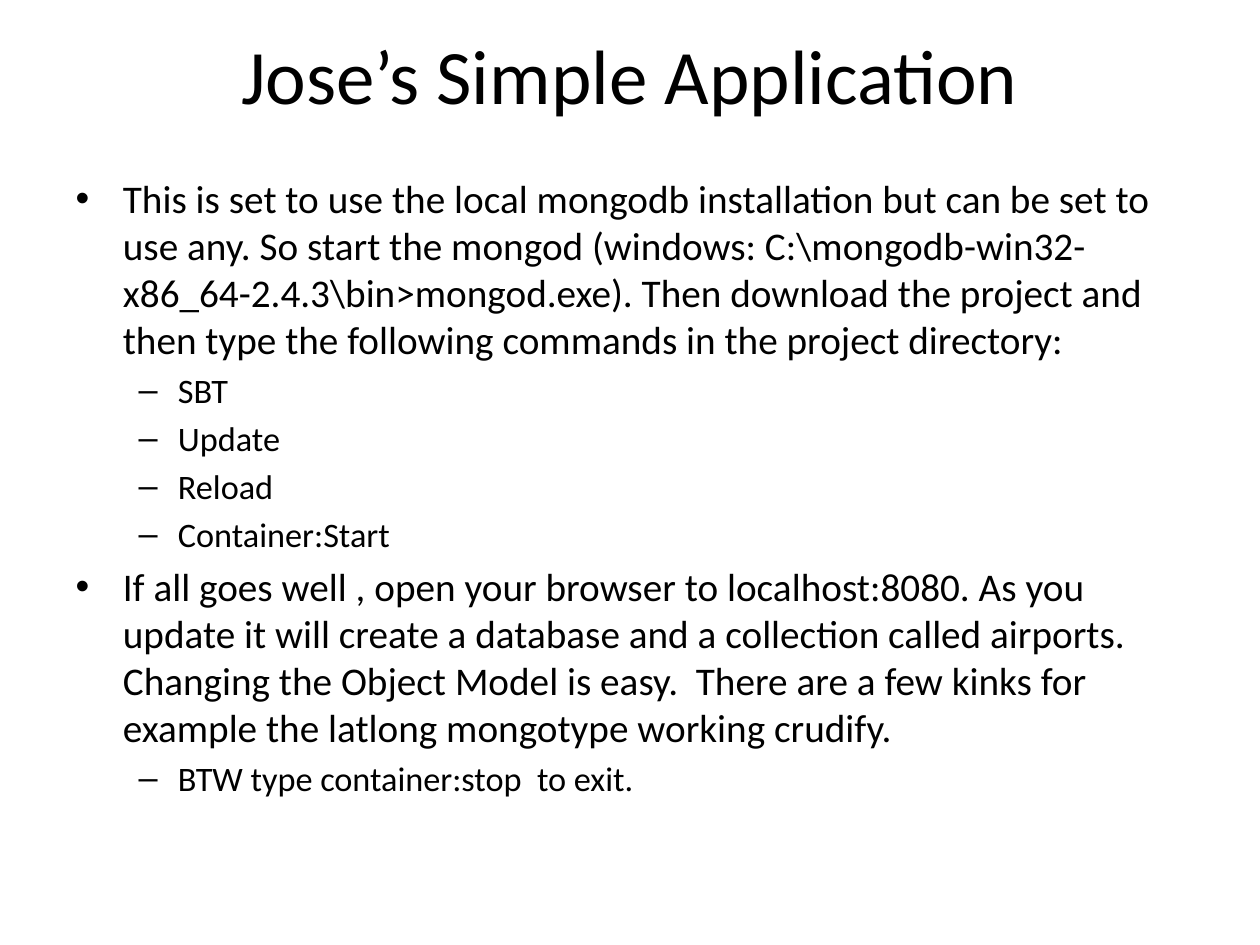
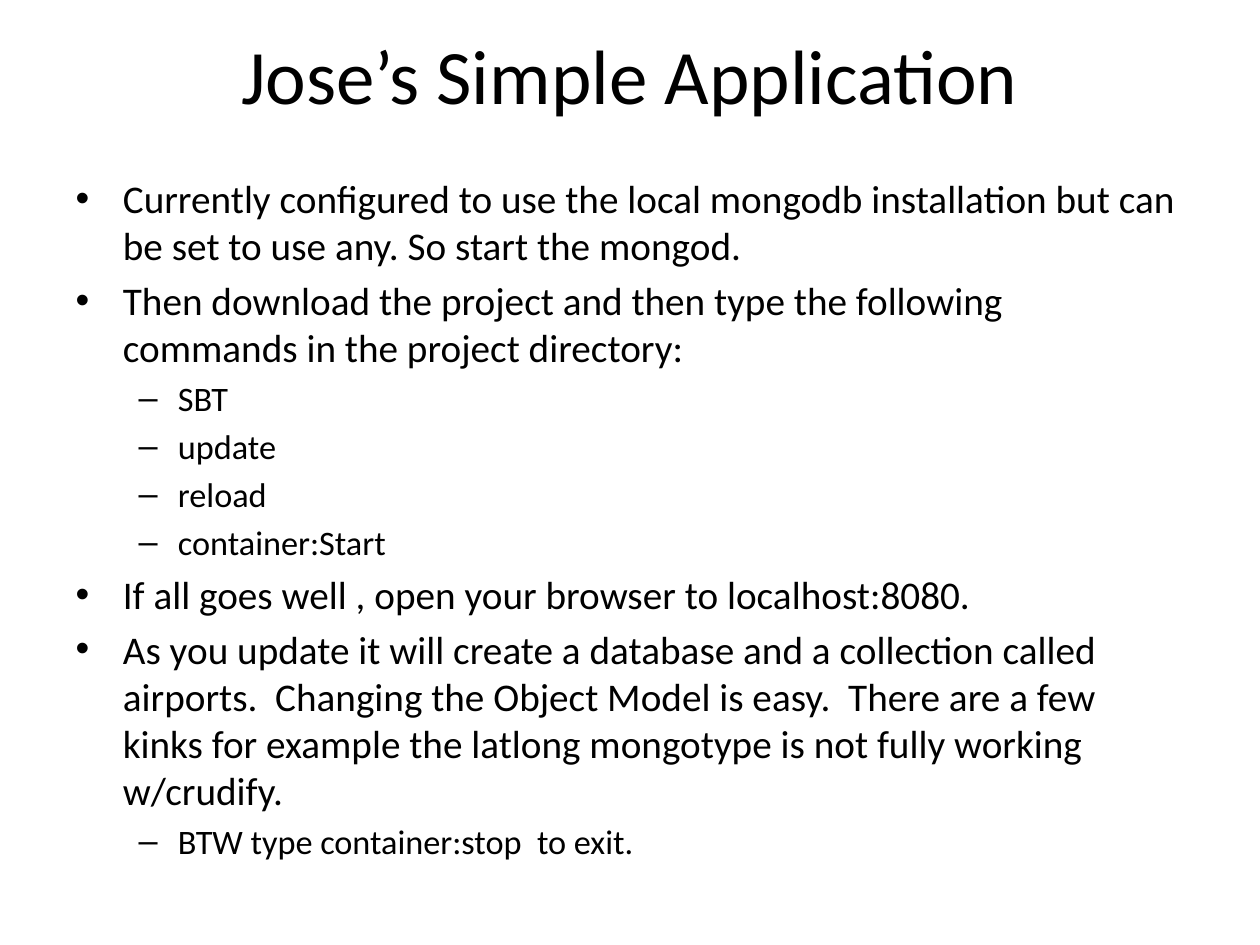
Before and after one commit to r2ad/planeBigData, a slide deck: slide 21 of nosql/mongodb/MongoDB-Introduction-R2AD-23July2013.pptx. Drawn at 1260x945 pixels with LibreOffice and Linux fonts; fonts in the diff are those of the drawing. Boxes give left, top, right and bottom in pixels: in the first picture for what was removed or moved away, otherwise in the second. Text is boxed around its words. In the diff, an @@ line names an element or a change of style, - is before the commit and + after.

```diff
--- a/nosql/mongodb/MongoDB-Introduction-R2AD-23July2013.pptx
+++ b/nosql/mongodb/MongoDB-Introduction-R2AD-23July2013.pptx
@@ text at (x1=123, y1=185, x2=1175, y2=369): text changed @@
-• This is set to use the local mongodb installation but can be set to use any. So start the mongod (windows: C:\mongodb-win32-x86_64-2.4.3\bin>mongod.exe). Then download the project and then type the following commands in the project directory:
+• Currently configured to use the local mongodb installation but can be set to use any. So start the mongod.
+• Then download the project and then type the following commands in the project directory:
@@ text at (x1=123, y1=435, x2=1096, y2=765): text changed @@
-  – Update
-  – Reload
-  – Container:Start
-• If all goes well , open your browser to localhost:8080. As you update it will create a database and a collection called airports. Changing the Object Model is easy. There are a few kinks for example the latlong mongotype working crudify.
+  – update
+  – reload
+  – container:Start
+• If all goes well , open your browser to localhost:8080.
+• As you update it will create a database and a collection called airports. Changing the Object Model is easy. There are a few kinks for example the latlong mongotype is not fully working w/crudify.
```
Also in this commit, not shown: 7 other slides changed, 1 other file.
